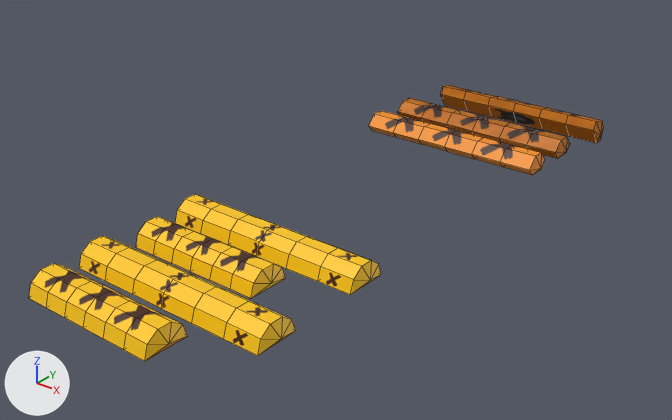
The Blender file blender-projects/yuts (dice)/yuts.blend, before and after one commit.
Both versions are drawn from a 50 mm lens placed at (23.8, -42.2, 18.6), pointed at (-1.9, -10.1, -1.3). Lighting does not change. The marker at lower left points along +X, +Y and +Z. Mesh edges are drawn as thin lines.
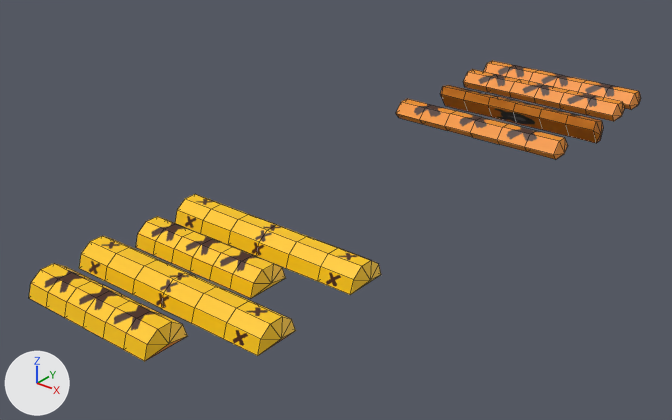
The change, as a list of edits to the scene's bpy script:
```text
Add img_yoot_rhino_texture_png:
    img_yoot_rhino_texture_png = load_image('yoot-rhino-texture.png', '_unpacked/yoot-rhino-texture.png', 845, 1487, 'sRGB')
Add img_yut_design_2__1__png_005:
    img_yut_design_2__1__png_005 = load_image('yut-design-2 (1).png.005', '_unpacked/yut-design-2__1_.png', 368, 1479, 'sRGB')
Change mat_texture_wrap_005:
    mat_texture_wrap_005.texture: img_yut_design_2__1__png -> img_yoot_rhino_texture_png
Add mat_texture_wrap_008:
    mat_texture_wrap_008 = principled_material('Texture wrap.008')
    mat_texture_wrap_008.texture = img_yut_design_2__1__png_005
Change me_cylinder_007:
    where me_cylinder_007.from_pydata(...)  # 44 vertices, 48 faces; spans x -0.95..0.0, y -0.81..0.81, z -0.85..0.83
    used by ob_cylinder_007; location = (0.0, -2.57, 0.0); rotation_euler = (0.0, 1.571, 0.0), in degrees (0, 90, 0); scale = (1.0, 1.0, 6.16)
    me_cylinder_007 part 1: texture (UV) coordinates of 48 of 48 faces, centred in x -0.95..0.0, y -0.64..0.64, z -0.82..0.81, changed; they spanned u 0.0..1.0, v 0.0..0.99 and now span u 0.0..1.0, v 0.0..1.0
Add me_cylinder_012:
    me_cylinder_012.from_pydata(...)  # 44 vertices, 48 faces; spans x -0.95..0.0, y -0.81..0.81, z -0.85..0.83
    me_cylinder_012.materials.append(mat_texture_wrap_008)  # picture img_yut_design_2__1__png_005
Change ob_cylinder_007:
    ob_cylinder_007.location: (0.0, -2.57, 0.0) -> (0.0, 0.0, 0.0)
Change ob_cylinder_008:
    ob_cylinder_008.location: (0.0, 0.21, 0.0) -> (0.0, 7.25, 0.0)
Add ob_cylinder_011:
    ob_cylinder_011 = bpy.data.objects.new('Cylinder.011', me_cylinder_012)
    ob_cylinder_011.location = (0.0, 9.66, 0.0)
    ob_cylinder_011.rotation_euler = (0.0, 1.571, 0.0)  # degrees (0, 90, 0)
    ob_cylinder_011.scale = (1.0, 1.0, 6.16)
```

Where the change shows, as pixel boxes (x1, y1, x2, y2) in the pictures (672 x 420 px):
'Cylinder.007', surface changed, moved
    before: (369, 111, 545, 175)
    after: (396, 99, 568, 159)
'Cylinder.008', moved
    before: (398, 98, 570, 159)
    after: (463, 69, 624, 121)
'Cylinder.011', added (orange)
    after: (484, 61, 641, 110)
